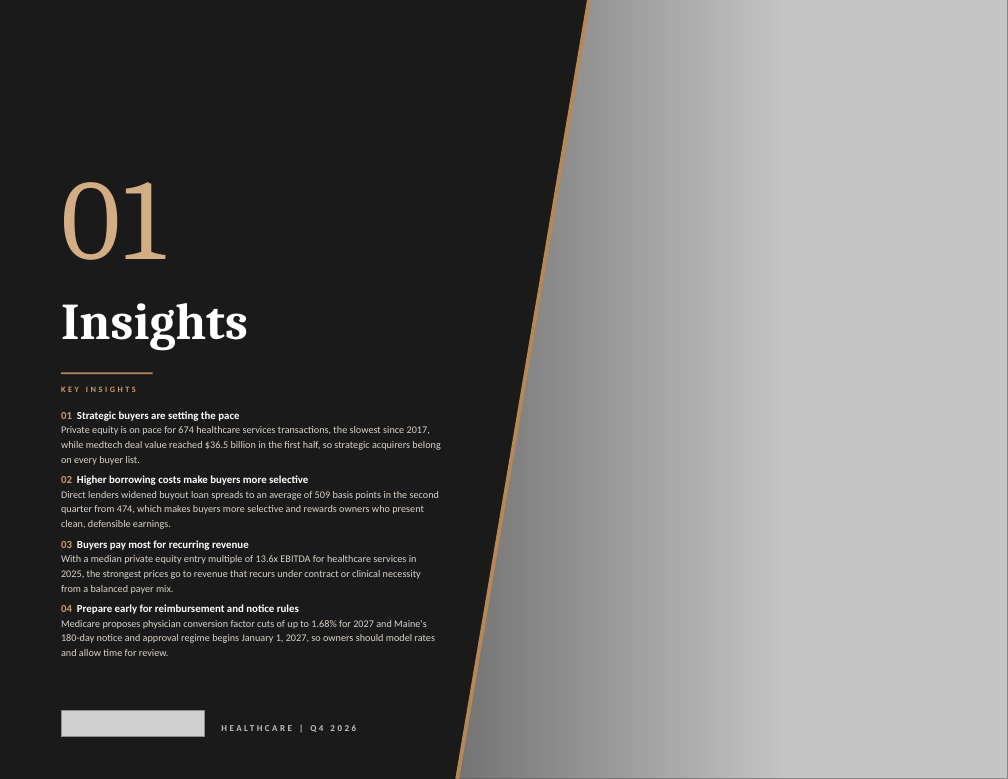
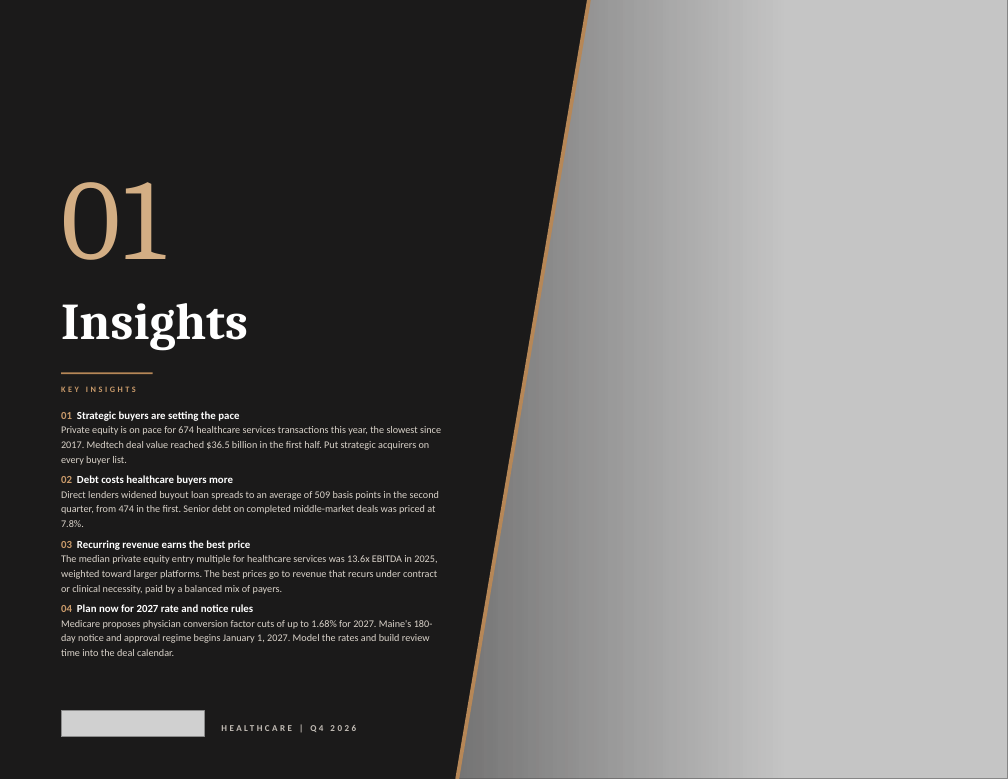
Before and after one commit to jp-hardin/about, a slide deck: slide 2 of mid-market-practice/_build/reports/healthcare-q4-2026/brief.pptx. Drawn at 1008x779 pixels with LibreOffice and Linux fonts; fonts in the diff are those of the drawing; grey boxes stand for pictures; background and template pictures are left out. Boxes give left, top, right and bottom in pixels: in the first picture for what was removed or moved away, otherwise in the second. Text is boxed around its words. In the diff, an @@ line names an element or a change of style, - is before the commit and + after.

```diff
--- a/mid-market-practice/_build/reports/healthcare-q4-2026/brief.pptx
+++ b/mid-market-practice/_build/reports/healthcare-q4-2026/brief.pptx
@@ text at <box>61,426,441,656</box>: text changed @@
-Private equity is on pace for 674 healthcare services transactions, the slowest since 2017, while medtech deal value reached $36.5 billion in the first half, so strategic acquirers belong on every buyer list.
-02 Higher borrowing costs make buyers more selective
-Direct lenders widened buyout loan spreads to an average of 509 basis points in the second quarter from 474, which makes buyers more selective and rewards owners who present clean, defensible earnings.
-03 Buyers pay most for recurring revenue
-With a median private equity entry multiple of 13.6x EBITDA for healthcare services in 2025, the strongest prices go to revenue that recurs under contract or clinical necessity from a balanced payer mix.
-04 Prepare early for reimbursement and notice rules
-Medicare proposes physician conversion factor cuts of up to 1.68% for 2027 and Maine's 180-day notice and approval regime begins January 1, 2027, so owners should model rates and allow time for review.
+Private equity is on pace for 674 healthcare services transactions this year, the slowest since 2017. Medtech deal value reached $36.5 billion in the first half. Put strategic acquirers on every buyer list.
+02 Debt costs healthcare buyers more
+Direct lenders widened buyout loan spreads to an average of 509 basis points in the second quarter, from 474 in the first. Senior debt on completed middle-market deals was priced at 7.8%.
+03 Recurring revenue earns the best price
+The median private equity entry multiple for healthcare services was 13.6x EBITDA in 2025, weighted toward larger platforms. The best prices go to revenue that recurs under contract or clinical necessity, paid by a balanced mix of payers.
+04 Plan now for 2027 rate and notice rules
+Medicare proposes physician conversion factor cuts of up to 1.68% for 2027. Maine's 180-day notice and approval regime begins January 1, 2027. Model the rates and build review time into the deal calendar.
```
Also in this commit, not shown: 6 other slides changed, 19 other files.
